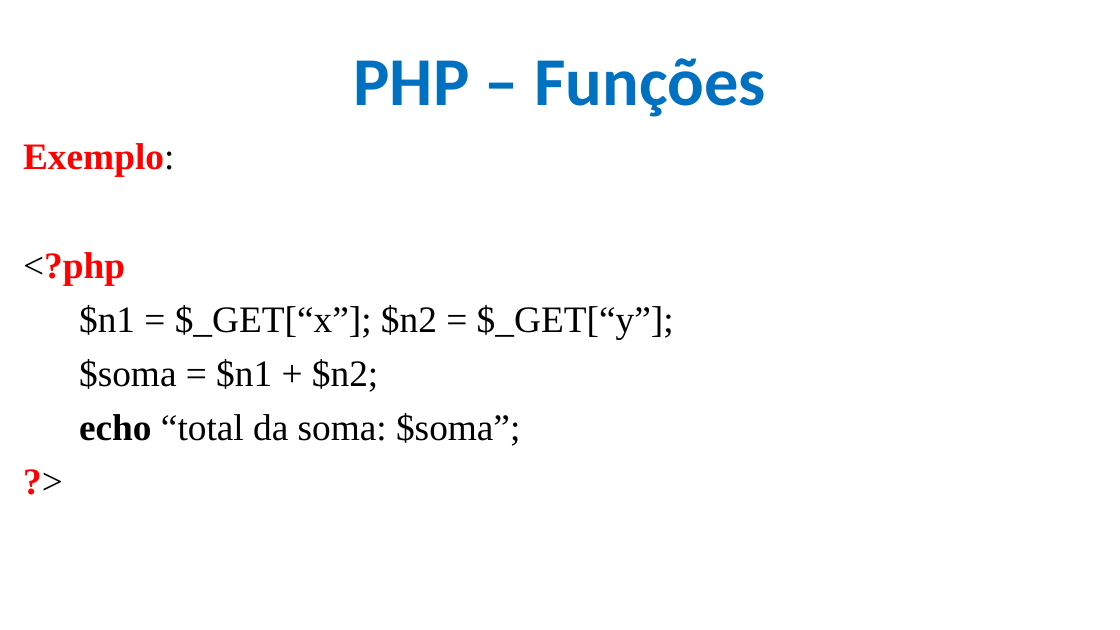
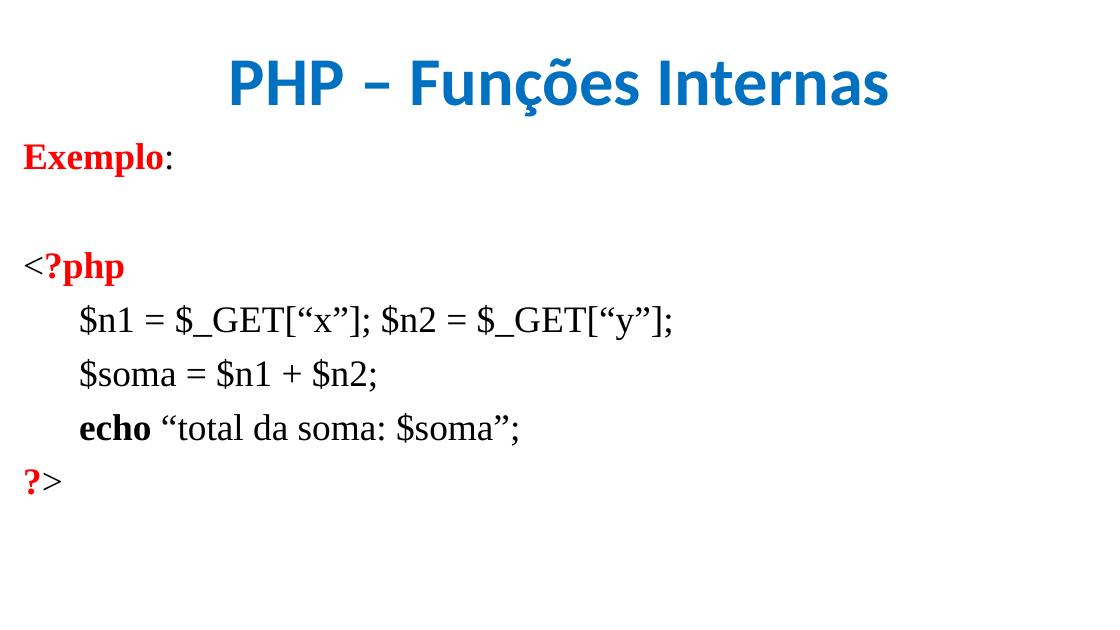
Before and after one commit to CloudEducationBrazil/WydenDesenvolvimentoWebPHP, a slide deck: slide 19 of 01 Classes/Aula 11 e 12 Desenvolvimento Web PHP - PHP.pptx. Drawn at 1120x630 pixels with LibreOffice and Linux fonts; fonts in the diff are those of the drawing; background and template pictures are left out. Boxes give left, top, right and bottom in pixels: in the first picture for what was removed or moved away, otherwise in the second. Text is boxed around its words. In the diff, an @@ line names an element or a change of style, - is before the commit and + after.

Commit message:
ppts PHP funções

```diff
--- a/01 Classes/Aula 11 e 12 Desenvolvimento Web PHP - PHP.pptx
+++ b/01 Classes/Aula 11 e 12 Desenvolvimento Web PHP - PHP.pptx
@@ title at (229, 58, 891, 117): text changed @@
-PHP – Funções
+PHP – Funções Internas
```
Also in this commit, not shown: 7 other slides changed, 8 slides added.
